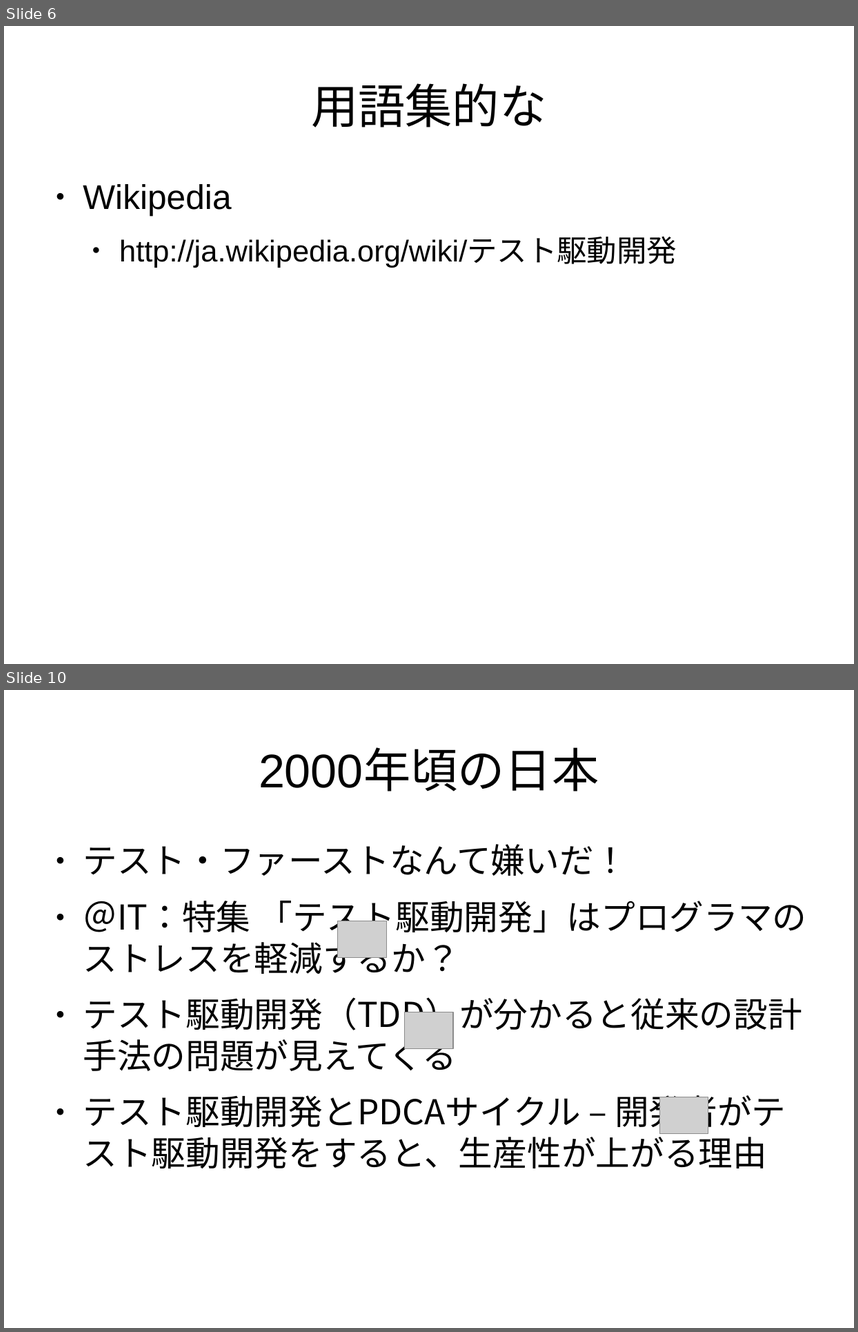
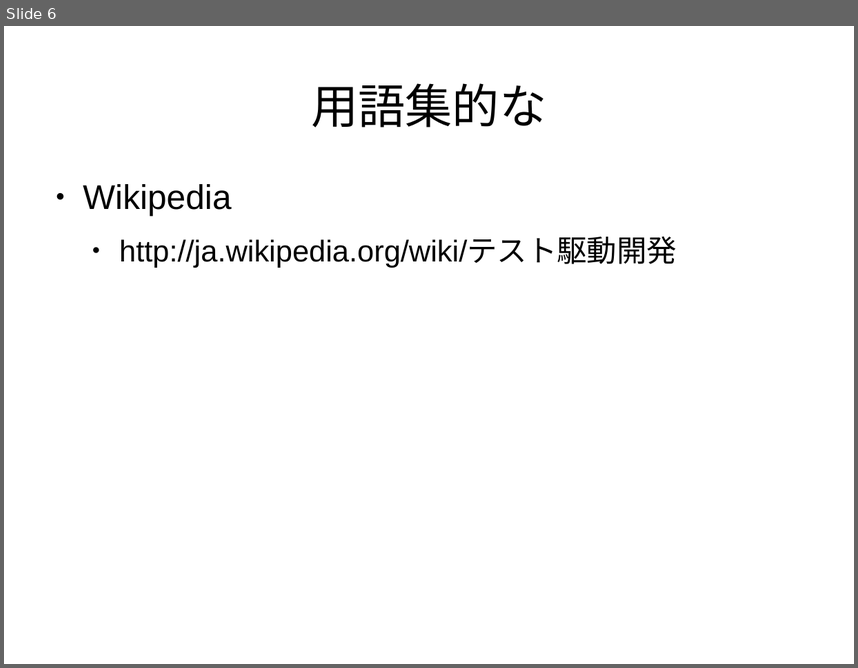
Before and after one commit to yujiorama/event, a slide deck: tddconf/tdd_revice.odp. Shown one above the other, each under a label of ours: slides 6 and 10 before the commit, slide 6 after it; the slides between them are not shown. The pictures are 858x1332 and 858x668 pixels, drawn with LibreOffice and Linux fonts; fonts in the diff are those of the drawing; grey boxes stand for pictures. Boxes give left, top, right and bottom in pixels: in the first picture for what was removed or moved away, otherwise in the second. Text is boxed around its words. In the diff, an @@ line names an element or a change of style, - is before the commit and + after.

```diff
--- a/tddconf/tdd_revice.odp
+++ b/tddconf/tdd_revice.odp
@@ slide 10 removed at <box>4,690,854,1328</box>, background #FFFFFF @@
@@ title removed at <box>259,749,599,791</box> @@
-2000年頃の日本
@@ text removed at <box>83,844,807,1168</box> @@
-● テスト・ファーストなんて嫌いだ！
-● ＠IT：特集 「テスト駆動開発」はプログラマのストレスを軽減するか？
-● テスト駆動開発（TDD）が分かると従来の設計手法の問題が見えてくる
-● テスト駆動開発とPDCAサイクル – 開発者がテスト駆動開発をすると、生産性が上がる理由
@@ picture removed at <box>338,920,387,957</box> @@
@@ picture removed at <box>405,1012,454,1048</box> @@
@@ picture removed at <box>660,1097,708,1134</box> @@
```
Also in this commit, not shown: 3 slides changed, 20 slides added, 2 other slides removed.
